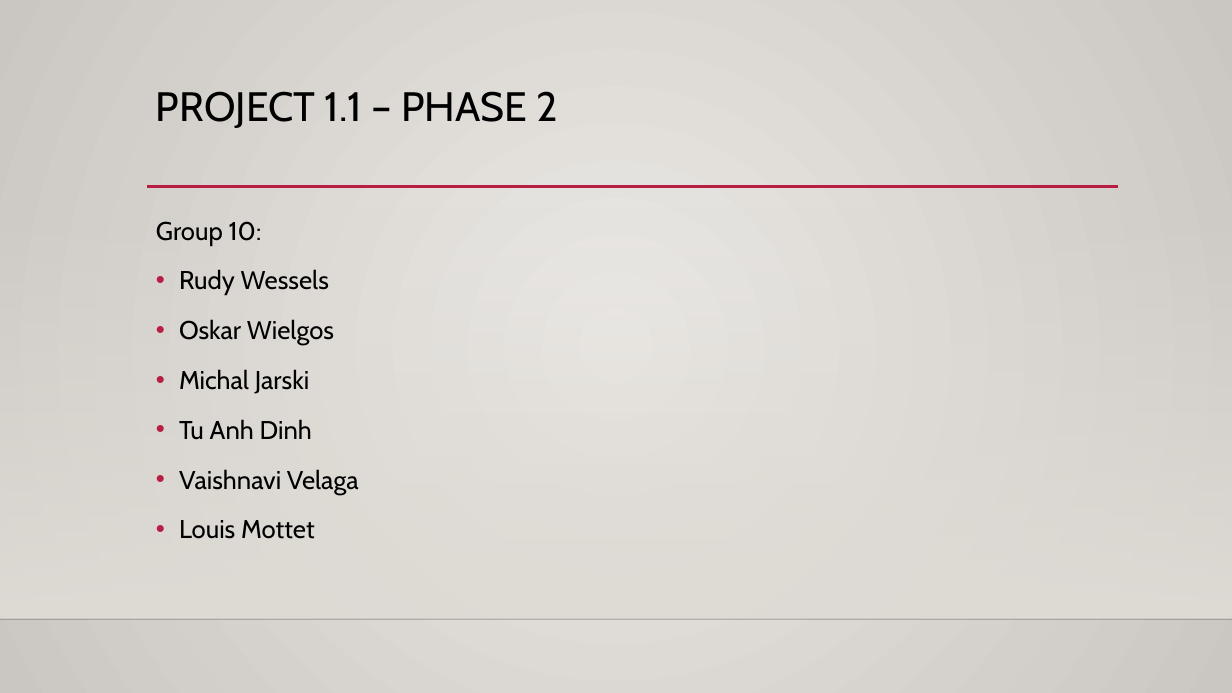
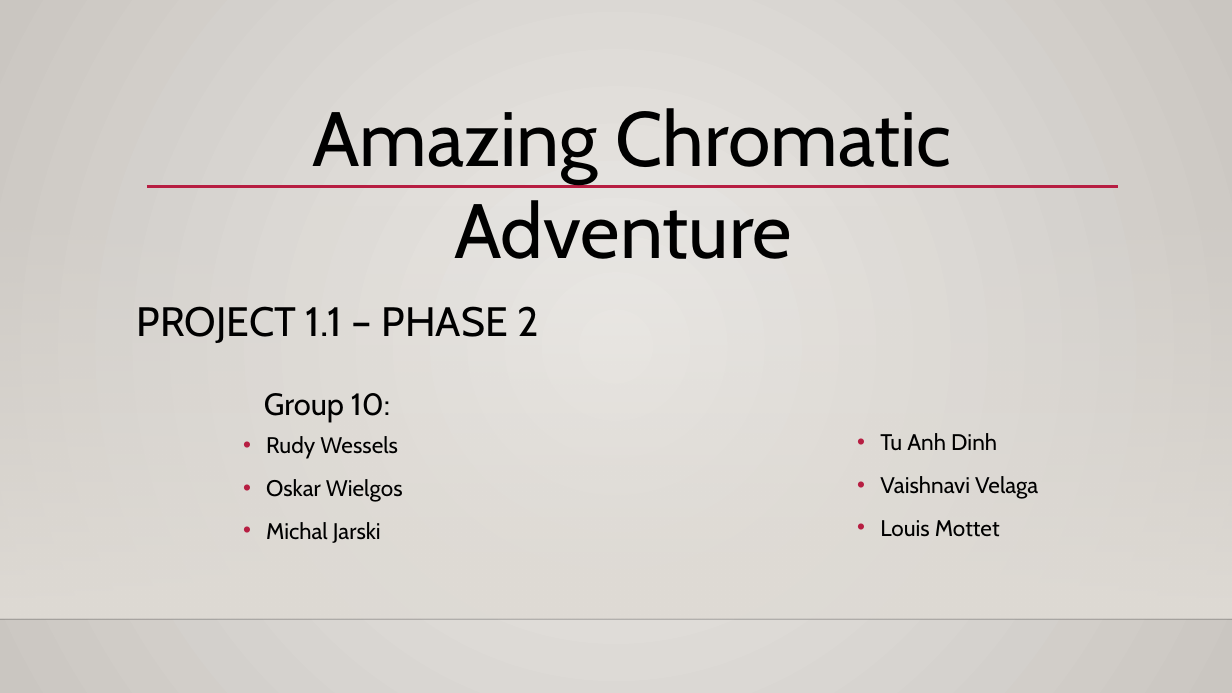
Before and after one commit to diagnoza/develop-, a slide deck: slide 1 of Project1-1/Phase2/Presentation2.pptx. Drawn at 1232x693 pixels with LibreOffice and Linux fonts; fonts in the diff are those of the drawing; background and template pictures are left out. Boxes give left, top, right and bottom in pixels: in the first picture for what was removed or moved away, otherwise in the second. Text is boxed around its words. In the diff, an @@ line names an element or a change of style, - is before the commit and + after.

```diff
--- a/Project1-1/Phase2/Presentation2.pptx
+++ b/Project1-1/Phase2/Presentation2.pptx
@@ text added at (x1=312, y1=108, x2=951, y2=259), 60 pt, text #000000 @@
+Amazing Chromatic Adventure
@@ text at (x1=156, y1=221, x2=262, y2=245): paragraph removed @@
-Group 10:
@@ title "PROJECT 1.1 – PHASE 2" moved from (x1=156, y1=91, x2=558, y2=128) to (x1=137, y1=306, x2=539, y2=343) @@
@@ text "Rudy Wessels" moved from (x1=156, y1=221, x2=359, y2=539) to (x1=266, y1=436, x2=403, y2=543) @@
@@ text "Rudy Wessels" at (x1=266, y1=436, x2=403, y2=543): size 20 to 17.6 pt; line spacing 1.2 to 1.1 @@
@@ text at (x1=179, y1=419, x2=359, y2=539): paragraphs removed @@
-• Tu Anh Dinh
-• Vaishnavi Velaga
-• Louis Mottet
@@ text added at (x1=264, y1=393, x2=390, y2=422), 24 pt, text #000000 @@
+Group 10:
@@ text added at (x1=880, y1=433, x2=1038, y2=537), 17.6 pt, text #000000 @@
+• Tu Anh Dinh
+• Vaishnavi Velaga
+• Louis Mottet
```
Also in this commit, not shown: 5 other slides changed, 1 slide added.
